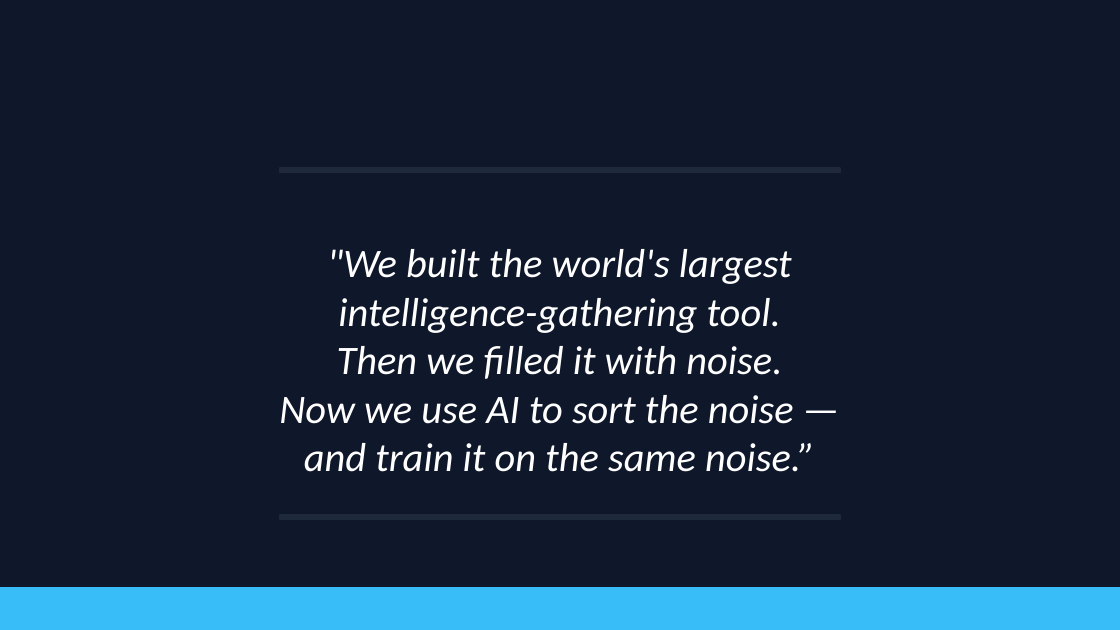
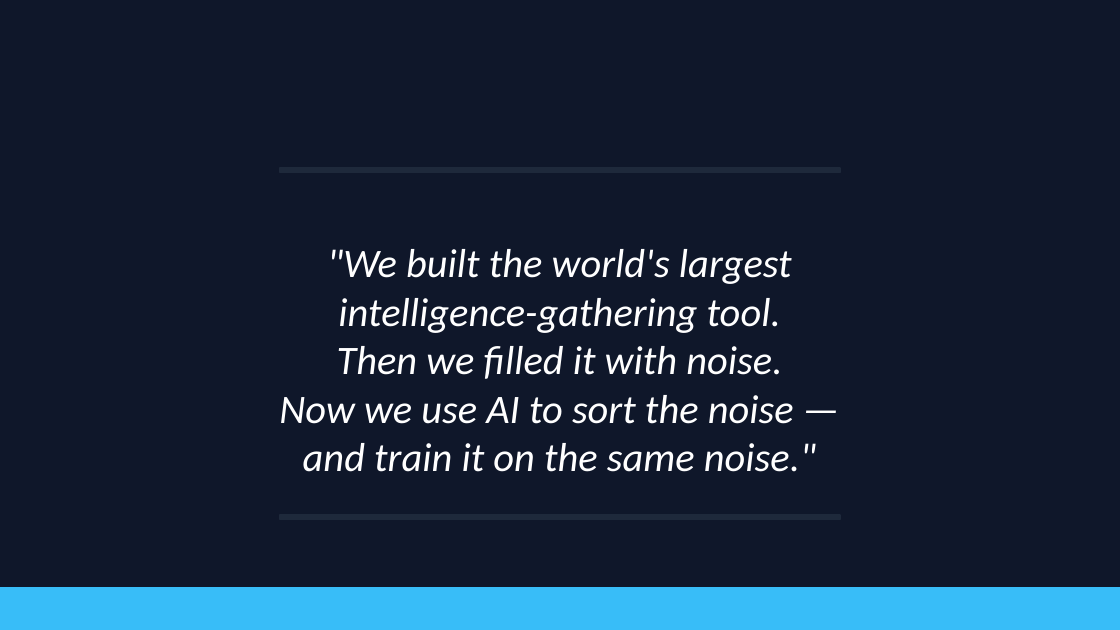
Before and after one commit to cyberheisen/dropbox, a slide deck: slide 6 of dead_internet.pptx. Drawn at 1120x630 pixels with LibreOffice and Linux fonts; fonts in the diff are those of the drawing. Boxes give left, top, right and bottom in pixels: in the first picture for what was removed or moved away, otherwise in the second. Text is boxed around its words. In the diff, an @@ line names an element or a change of style, - is before the commit and + after.

```diff
--- a/dead_internet.pptx
+++ b/dead_internet.pptx
@@ text at [303, 443, 816, 472]: text changed @@
-and train it on the same noise.”
+and train it on the same noise."
```
Also in this commit, not shown: 1 other slide changed, 1 slide added, 1 slide removed.
